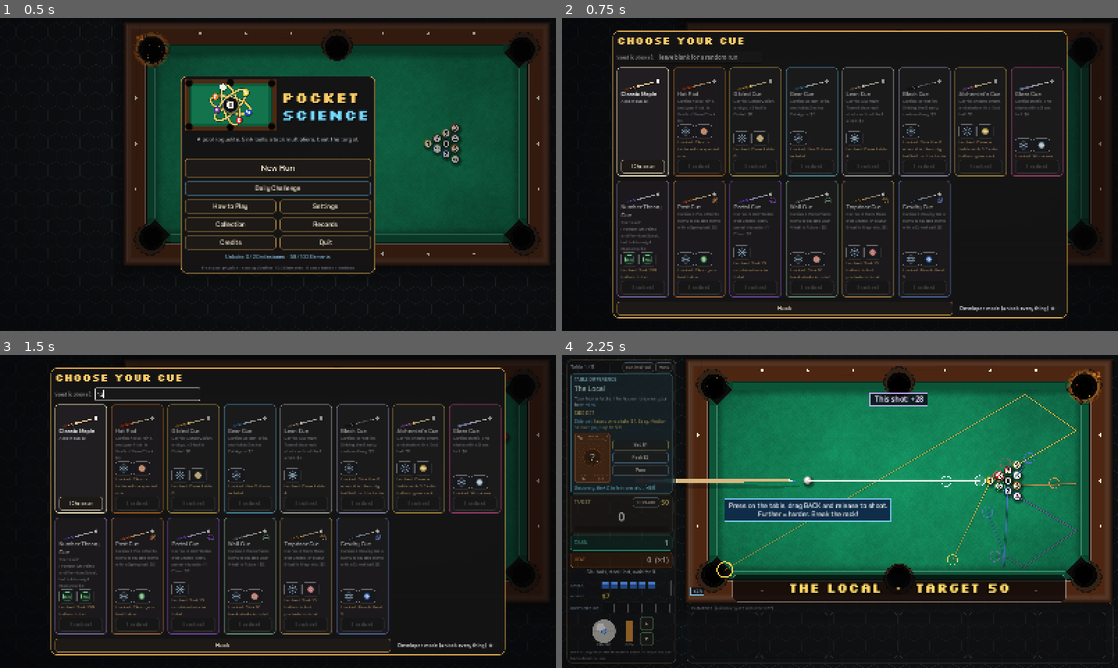
Above: before the commit, frames 1-4 (two rows, left to right).
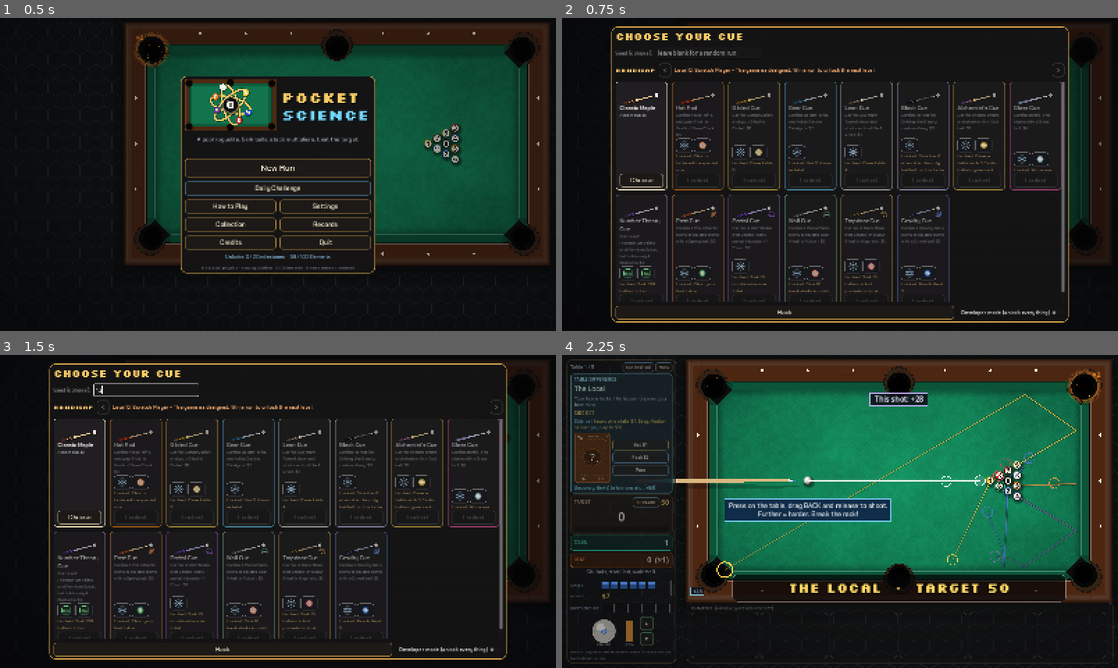
Above: after the commit, the same moments.

Repository: jordanbenjaminmitchell/pocket-science
Game: Godot game, scene res://main.tscn
The game is run twice, just before and just after one commit, with the same random seed, the same clock (stepped at 60 frames per second) and the same inputs.
Inputs (mouse positions are in pixels of both pictures, inside the frame that each line leads up to):
- Up to frame 1 (0.5 s): no input
- Up to frame 2 (0.75 s): click "New Run" at 0.5 s
- Up to frame 3 (1.5 s): click (150, 395) at 1.27 s; type "12" at 1.35 s
- Up to frame 4 (2.25 s): click "Choose" at 2 s

Frame 1 is identical in both runs. In frame 2, 18% of the frame differs, in the area x 8-92%, y 2-98%; in frame 3, 18%; in frame 4, nothing differs.

Commit message:
Expose handicap selection after a win

Diff:
--- a/src/main.gd
+++ b/src/main.gd
@@ -2728,9 +2728,13 @@
 		view.burst(layout.pockets[k].pos, Color(1, 0.85, 0.4), 30, 320)
 	view.confetti()
 	var final: bool = run.table_index == run.plan.size() - 1
+	var unlocked_handicap := -1
 	_announce_unlocks(meta.on_table_cleared(run))
 	if final and not run.endless:
+		var old_cap := meta.handicap_cap()
 		_announce_unlocks(meta.on_win(run.handicap))
+		if meta.handicap_cap() > old_cap:
+			unlocked_handicap = meta.handicap_cap()
 	var rows := run.payout()
 	_refresh_hud()
 	await get_tree().create_timer(1.6).timeout
@@ -2739,7 +2743,7 @@
 	if state != S.CLEAR:
 		return
 	if final and not run.endless:
-		_show_victory(rows)
+		_show_victory(rows, unlocked_handicap)
 	else:
 		_show_shop(rows)
 
@@ -4095,6 +4099,9 @@
 	_clear_overlay()
 	_dim(0.6)
 	var v := _center_panel(1100, 480)
+	var cue_panel := v.get_parent() as PanelContainer
+	cue_panel.custom_minimum_size.y = 850
+	cue_panel.size.y = 850
 	v.add_child(_label("CHOOSE YOUR CUE", 30, Color(0.98, 0.8, 0.4), F_PIXB))
 	var seed_row := HBoxContainer.new()
 	seed_row.add_theme_constant_override("separation", 10)
@@ -4105,23 +4112,38 @@
 	seed_input.custom_minimum_size = Vector2(300, 34)
 	seed_input.name = "seed_input"
 	seed_row.add_child(seed_input)
-	if meta.handicap_cap() > 0:
-		chosen_handicap = mini(chosen_handicap, meta.handicap_cap())
-		var st: Dictionary = Catalog.HANDICAPS[chosen_handicap]
-		var down := _button("<", func():
-			chosen_handicap = maxi(0, chosen_handicap - 1)
-			_show_cue_select())
-		var up := _button(">", func():
-			chosen_handicap = mini(meta.handicap_cap(), chosen_handicap + 1)
-			_show_cue_select())
-		down.disabled = chosen_handicap == 0
-		up.disabled = chosen_handicap >= meta.handicap_cap()
-		seed_row.add_child(down)
-		seed_row.add_child(_label("Handicap %d: %s - %s" % [chosen_handicap, st.name, st.desc], 15, Color(1.0, 0.7, 0.45), F_SEMI))
-		seed_row.add_child(up)
+	chosen_handicap = mini(chosen_handicap, meta.handicap_cap())
+	var st: Dictionary = Catalog.HANDICAPS[chosen_handicap]
+	var handicap_row := HBoxContainer.new()
+	handicap_row.add_theme_constant_override("separation", 10)
+	v.add_child(handicap_row)
+	handicap_row.add_child(_label("HANDICAP", 17, Color(1.0, 0.8, 0.45), F_PIXB))
+	var down := _button("<", func(): _change_handicap(-1))
+	down.name = "handicap_down"
+	down.disabled = chosen_handicap == 0
+	handicap_row.add_child(down)
+	var handicap_text := "Level %d: %s - %s" % [chosen_handicap, st.name, st.desc]
+	if meta.handicap_cap() == 0:
+		handicap_text += " Win a run to unlock the next level."
+	var info := _label(handicap_text, 15, Color(1.0, 0.7, 0.45), F_SEMI)
+	info.name = "handicap_info"
+	info.size_flags_horizontal = Control.SIZE_EXPAND_FILL
+	handicap_row.add_child(info)
+	var up := _button(">", func(): _change_handicap(1))
+	up.name = "handicap_up"
+	up.disabled = chosen_handicap >= meta.handicap_cap()
+	handicap_row.add_child(up)
+	var cue_scroll := ScrollContainer.new()
+	cue_scroll.name = "cue_scroll"
+	cue_scroll.horizontal_scroll_mode = ScrollContainer.SCROLL_MODE_DISABLED
+	cue_scroll.size_flags_vertical = Control.SIZE_EXPAND_FILL
+	v.add_child(cue_scroll)
+	var cue_body := VBoxContainer.new()
+	cue_body.add_theme_constant_override("separation", 12)
+	cue_scroll.add_child(cue_body)
 	var row := HBoxContainer.new()
 	row.add_theme_constant_override("separation", 12)
-	v.add_child(row)
+	cue_body.add_child(row)
 	for id in Catalog.CUES:
 		var c: Dictionary = Catalog.CUES[id]
 		var sh := _card_shell(c.accent, 150, 200)
@@ -4172,7 +4194,7 @@
 		if row.get_child_count() == 8:
 			row = HBoxContainer.new()
 			row.add_theme_constant_override("separation", 12)
-			v.add_child(row)
+			cue_body.add_child(row)
 		row.add_child(p)
 	var foot := HBoxContainer.new()
 	foot.add_theme_constant_override("separation", 14)
@@ -4193,6 +4215,13 @@
 		sfx.play("ui", 0.8)
 		_show_cue_select.call_deferred())
 	foot.add_child(dev)
+
+
+func _change_handicap(delta: int) -> void:
+	var entered_seed := seed_input.text
+	chosen_handicap = clampi(chosen_handicap + delta, 0, meta.handicap_cap())
+	_show_cue_select()
+	seed_input.text = entered_seed
 
 
 var meta := Meta.new()
@@ -5003,7 +5032,7 @@
 	v.add_child(_label("EXPERIMENT FAILED", 36, Color(1, 0.45, 0.4), F_PIXB))
 	v.add_child(_label("Reached table %d. Score %d / %d" % [run.table_index + 1, run.score, run.target()], 18, Color(0.9, 0.9, 0.9), F_REG))
 	v.add_child(_label("Tables cleared: %d\nBalls sunk: %d\nBest shot: %d\nBest Heat: %d\nSeed: %d" % [run.tables_cleared, run.total_pots, run.best_shot, run.best_heat, run.seed_value], 17, Color(0.8, 0.82, 0.85), F_REG))
-	var b := _button("New Run", _new_run)
+	var b := _button("Choose Cue & Handicap", _show_cue_select)
 	b.custom_minimum_size = Vector2(0, 50)
 	v.add_child(b)
 	var again_seed := run.seed_value
@@ -5013,7 +5042,7 @@
 	v.add_child(_button("Title", _show_title))
 
 
-func _show_victory(rows: Array) -> void:
+func _show_victory(rows: Array, unlocked_handicap: int = -1) -> void:
 	sfx.play_music("victory")
 	_record_best()
 	records.record(run, true)
@@ -5022,11 +5051,13 @@
 	var v := _center_panel(620, 470, Color(1.0, 0.85, 0.35))
 	v.add_child(_label("ALL TRIALS CLEARED!", 36, Color(1.0, 0.85, 0.4), F_PIXB))
 	v.add_child(_label("You beat all 9 tables of Pocket Science.", 18, Color(0.9, 0.9, 0.9), F_REG))
+	if unlocked_handicap > 0:
+		v.add_child(_label("UNLOCKED: Handicap %d - %s" % [unlocked_handicap, Catalog.HANDICAPS[unlocked_handicap].name], 19, Color(0.5, 0.95, 0.65), F_SEMI))
 	v.add_child(_label("Balls sunk: %d\nBest shot: %d\nBest Heat: %d" % [run.total_pots, run.best_shot, run.best_heat], 17, Color(0.8, 0.82, 0.85), F_REG))
 	var b := _button("Keep going (Endless)", func(): _show_shop(rows), Color(0.4, 0.9, 0.6))
 	b.custom_minimum_size = Vector2(0, 50)
 	v.add_child(b)
-	v.add_child(_button("New Run", _new_run))
+	v.add_child(_button("Choose Cue & Handicap", _show_cue_select))
 
 
 func iso_color(id: String) -> Color:
--- a/tests/test_input.gd
+++ b/tests/test_input.gd
@@ -397,7 +397,7 @@
 	var lb: Label = g._label("x", 13)
 	check(lb.get_theme_font_size("font_size") == 15, "larger text applies")
 	Engine.max_fps = 0
-	for name in ["settings", "controls", "title", "shop"]:
+	for name in ["settings", "controls", "title", "cue select", "shop"]:
 		match name:
 			"settings":
 				g._show_settings(g._show_title)
@@ -405,6 +405,8 @@
 				g._show_controls()
 			"title":
 				g._show_title()
+			"cue select":
+				g._show_cue_select()
 			"shop":
 				g._new_run()
 				g._show_shop([["Table cleared", 3]])
--- a/tests/test_screens.gd
+++ b/tests/test_screens.gd
@@ -72,6 +72,26 @@
 			var r: Rect2 = p.get_global_rect()
 			var inside := r.position.x >= 0 and r.position.y >= 0 and r.end.x <= 1600.5 and r.end.y <= 900.5
 			check(inside and r.size.y > 80, "%s panel on-screen %s" % [name, r])
+	g.meta.max_handicap = 1
+	g._show_victory([["Table cleared", 5]], 1)
+	await process_frame
+	var victory_labels: Array = g.overlay.find_children("*", "Label", true, false)
+	check(victory_labels.any(func(l): return l.text.contains("UNLOCKED: Handicap 1")), "victory announces the new handicap")
+	var choose_buttons: Array = g.overlay.find_children("*", "Button", true, false).filter(func(b): return b.text == "Choose Cue & Handicap")
+	check(choose_buttons.size() == 1, "victory links to cue and handicap selection")
+	choose_buttons[0].pressed.emit()
+	await process_frame
+	var handicap_info: Label = g.overlay.find_child("handicap_info", true, false)
+	check(handicap_info != null and handicap_info.text.contains("Level 0"), "cue screen shows the current handicap")
+	g.seed_input.text = "test seed"
+	var handicap_up: Button = g.overlay.find_child("handicap_up", true, false)
+	handicap_up.pressed.emit()
+	await process_frame
+	handicap_info = g.overlay.find_child("handicap_info", true, false)
+	check(handicap_info.text.contains("Level 1") and g.seed_input.text == "test seed", "the unlocked handicap can be selected without losing the seed")
+	check(g.overlay.find_child("cue_scroll", true, false) != null, "cue cards have a scroll area")
+	g._new_run()
+	check(g.run.handicap == 1, "the selected handicap applies to the next run")
 	check(FileAccess.get_file_as_string("res://licenses/chakrapetch-OFL.txt").contains("Open Font License"), "font licence text present")
 	# The HUD side panel must fit on screen with a full build (5 perks, streak, flags).
 	g._clear_overlay()
